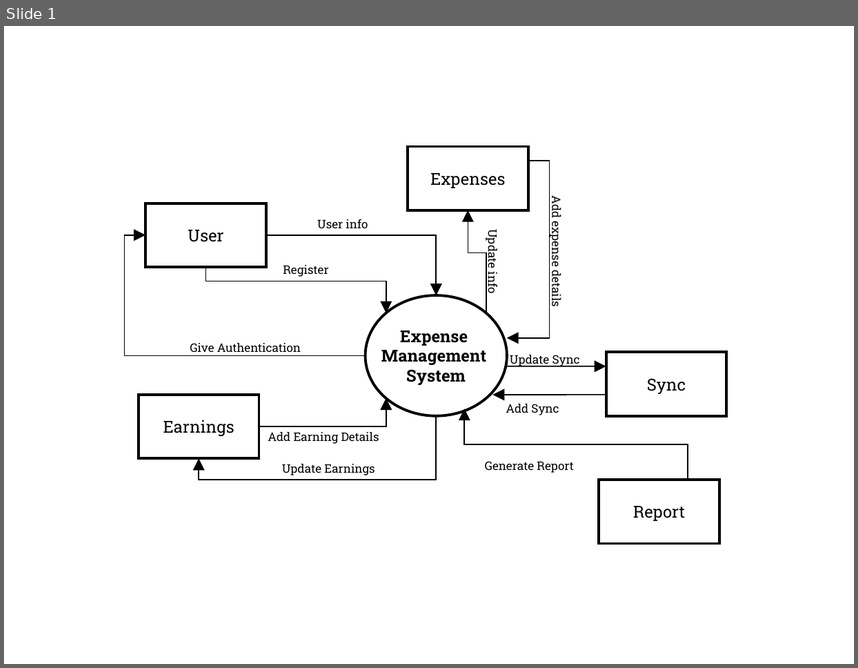
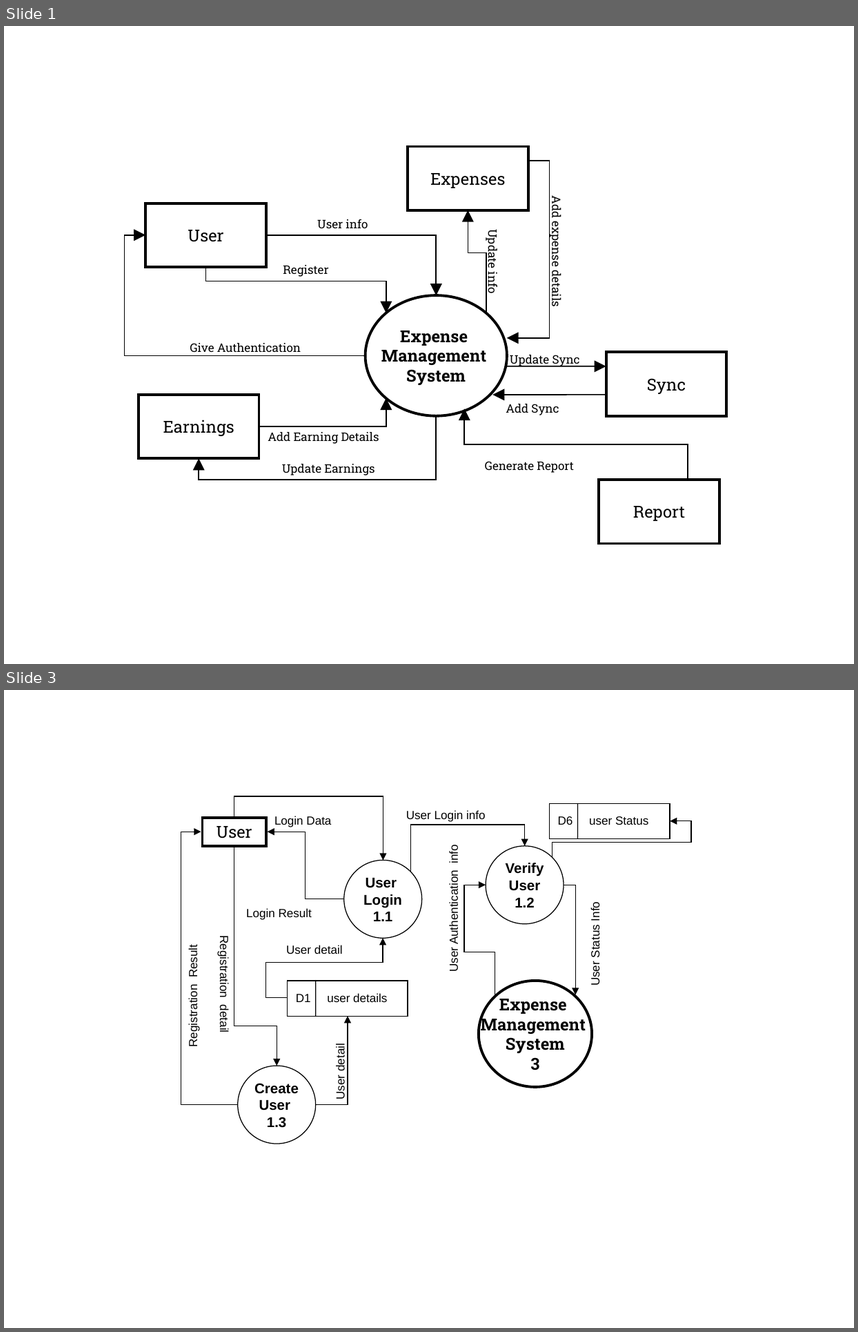
Before and after one commit to sayan801/ExpenseManager, a slide deck: report/ExpenseManagerSystems-diagrams.ppt. Shown one above the other, each under a label of ours: slide 1 before the commit, slides 1 and 3 after it; the slides between them are not shown. The pictures are 858x668 and 858x1332 pixels, drawn with LibreOffice and Linux fonts; fonts in the diff are those of the drawing. Boxes give left, top, right and bottom in pixels: in the first picture for what was removed or moved away, otherwise in the second. Text is boxed around its words. In the diff, an @@ line names an element or a change of style, - is before the commit and + after.

```diff
--- a/report/ExpenseManagerSystems-diagrams.ppt
+++ b/report/ExpenseManagerSystems-diagrams.ppt
@@ slide 3 added at (4, 690, 854, 1328), background #FFFFFF @@
@@ elbow arrow added from (234, 816) to (383, 860), #000000 0.74 pt @@
@@ text added at (406, 810, 486, 822), 10 pt, text #000000 @@
+User Login info
@@ rectangle added at (550, 803, 671, 839), outline #000000 0.74 pt @@
@@ line added from (578, 803) to (578, 839), #000000 0.74 pt @@
@@ elbow arrow added from (238, 1105) to (201, 832), #000000 0.74 pt @@
@@ rectangle added at (202, 818, 266, 845), outline #000000 2.24 pt, 14 pt, text #000000 @@
+User
@@ elbow arrow added from (344, 899) to (268, 832), #000000 0.74 pt @@
@@ text added at (274, 816, 331, 827), 10 pt, text #000000 @@
+Login Data
@@ elbow arrow added from (410, 871) to (525, 845), #000000 0.74 pt @@
@@ elbow arrow added from (553, 858) to (670, 821), #000000 0.74 pt @@
@@ text added at (558, 816, 648, 825), 10 pt, text #000000 @@
+D6 user Status
@@ elbow arrow added from (234, 847) to (277, 1066), #000000 0.74 pt @@
@@ text added at (447, 846, 460, 971), 10 pt, text #000000 @@
+User Authentication info
@@ ellipse added at (486, 845, 564, 924), outline #000000 0.74 pt, 12 pt, text #000000, bold @@
+Verify
+User
+1.2
@@ ellipse added at (344, 860, 422, 938), outline #000000 0.74 pt, 12 pt, text #000000, bold @@
+User
+Login
+1.1
@@ elbow arrow added from (495, 994) to (486, 885), #000000 0.74 pt @@
@@ elbow arrow added from (564, 885) to (575, 994), #000000 0.74 pt @@
@@ text added at (246, 908, 312, 920), 10 pt, text #000000 @@
+Login Result
@@ text added at (589, 903, 602, 985), 10 pt, text #000000 @@
+User Status Info
@@ text added at (187, 948, 200, 1045), 10 pt, text #000000 @@
+Registration Result
@@ text added at (218, 941, 231, 1032), 10 pt, text #000000 @@
+Registration detail
@@ elbow arrow added from (287, 998) to (383, 938), #000000 0.74 pt @@
@@ text added at (286, 945, 343, 954), 10 pt, text #000000 @@
+User detail
@@ rectangle added at (287, 980, 408, 1016), outline #000000 0.74 pt @@
@@ text added at (296, 993, 387, 1002), 10 pt, text #000000 @@
+D1 user details
@@ line added from (316, 980) to (316, 1016), #000000 0.74 pt @@
@@ ellipse added at (478, 980, 591, 1087), outline #000000 2.24 pt, 14 pt, text #000000, bold @@
+Expense
+Management
+System
+3
@@ elbow arrow added from (316, 1105) to (348, 1016), #000000 0.74 pt @@
@@ text added at (334, 1046, 347, 1098), 10 pt, text #000000 @@
+User detail
@@ ellipse added at (238, 1066, 316, 1144), outline #000000 0.74 pt, 12 pt, text #000000, bold @@
+Create
+User
+1.3
```
Also in this commit, not shown: 1 slide changed, 3 other slides added, 1 other file.
